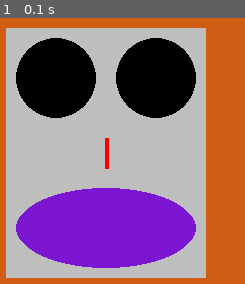
Above: before the commit, frame 1.
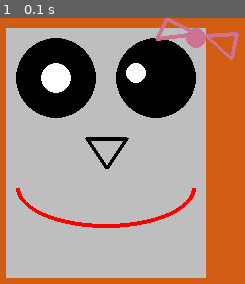
Above: after the commit, the same moment.

Repository: NoraMoreau/magicmakers
Game: pygame game, started from defis_pygame.py
The game is run twice, just before and just after one commit, with the same random seed, the same clock (stepped at 60 frames per second) and the same inputs.
Inputs:
- Up to frame 1 (0.1 s): no input

The runs differ from the first frame. In frame 1, 21% of the frame differs, in the area x 6-98%, y 0-94%.

Commit message:
Personnalisation robot

Diff:
--- a/defis_pygame.py
+++ b/defis_pygame.py
@@ -4,11 +4,28 @@
 
 def dessiner():
     fenetre.fill("#D15D15")
-    pygame.draw.rect(fenetre, "grey", (50,10, 200, 250))
+    #visage
+    pygame.draw.rect(fenetre, "grey", (50, 10, 200, 250))
+    #yeux
+    pygame.draw.circle(fenetre, "black", (100, 60), 40)
+    pygame.draw.circle(fenetre, "white", (100, 60), 15)
     pygame.draw.circle(fenetre, "black", (200, 60), 40)
-    pygame.draw.circle(fenetre, "black", (100, 60), 40)
-    pygame.draw.line(fenetre, "red", (150, 120), (150, 150), 4)
-    pygame.draw.ellipse(fenetre, "#7C15D1", (60, 170, 180, 80))
+    pygame.draw.circle(fenetre, "white", (180, 55), 10)
+    #bouche
+    pygame.draw.ellipse(fenetre, "red", (60, 130, 180, 80), 4)
+    pygame.draw.rect(fenetre, "grey", (60, 130, 180, 40))
+    #nez
+    pygame.draw.line(fenetre, "black", (130, 120), (170, 120), 4)
+    pygame.draw.line(fenetre, "black", (130, 120), (150, 150), 4)
+    pygame.draw.line(fenetre, "black", (170, 120), (150, 150), 4)
+    #noeud
+    pygame.draw.circle(fenetre, "#CD7292", (240, 20), 10)
+    pygame.draw.line(fenetre, "#CD7292", (210, 0), (240, 15), 4)
+    pygame.draw.line(fenetre, "#CD7292", (200, 20), (240, 15), 4)
+    pygame.draw.line(fenetre, "#CD7292", (210, 0), (200, 20), 4)
+    pygame.draw.line(fenetre, "#CD7292", (250, 17), (280, 15), 4)
+    pygame.draw.line(fenetre, "#CD7292", (250, 17), (275, 40), 4)
+    pygame.draw.line(fenetre, "#CD7292", (280, 15), (275, 40), 4)
     #tick est appellé à chaque maj de l'affichage
     pygame.display.update()
 
